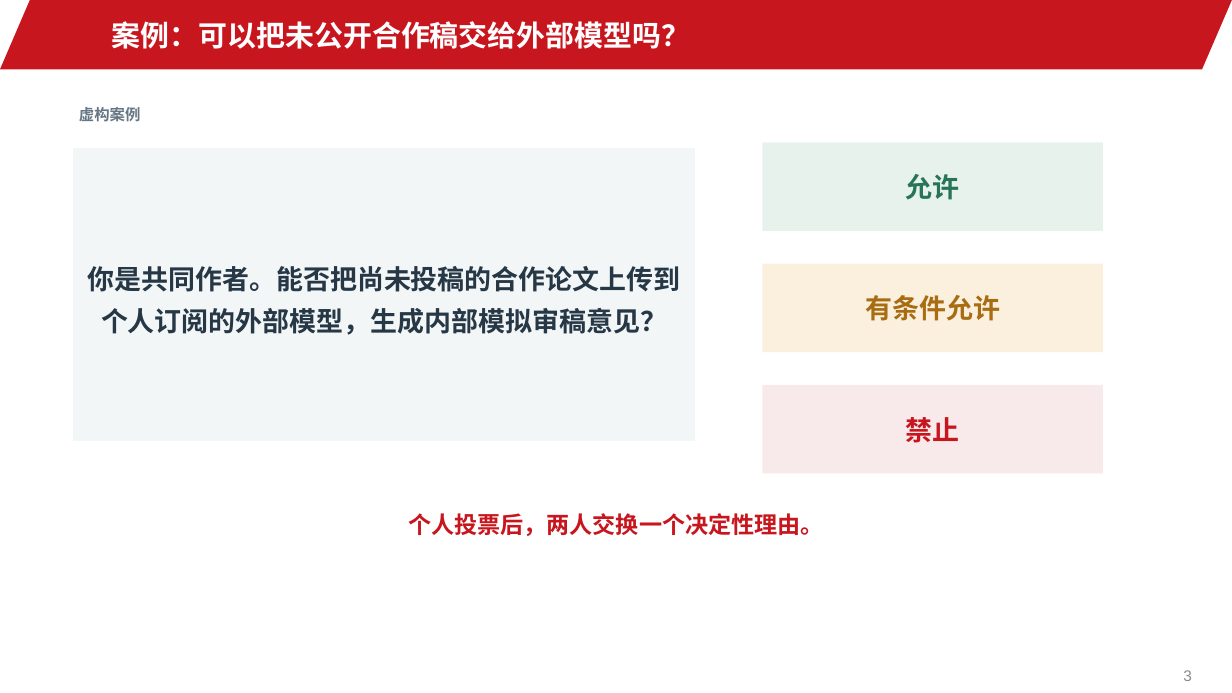
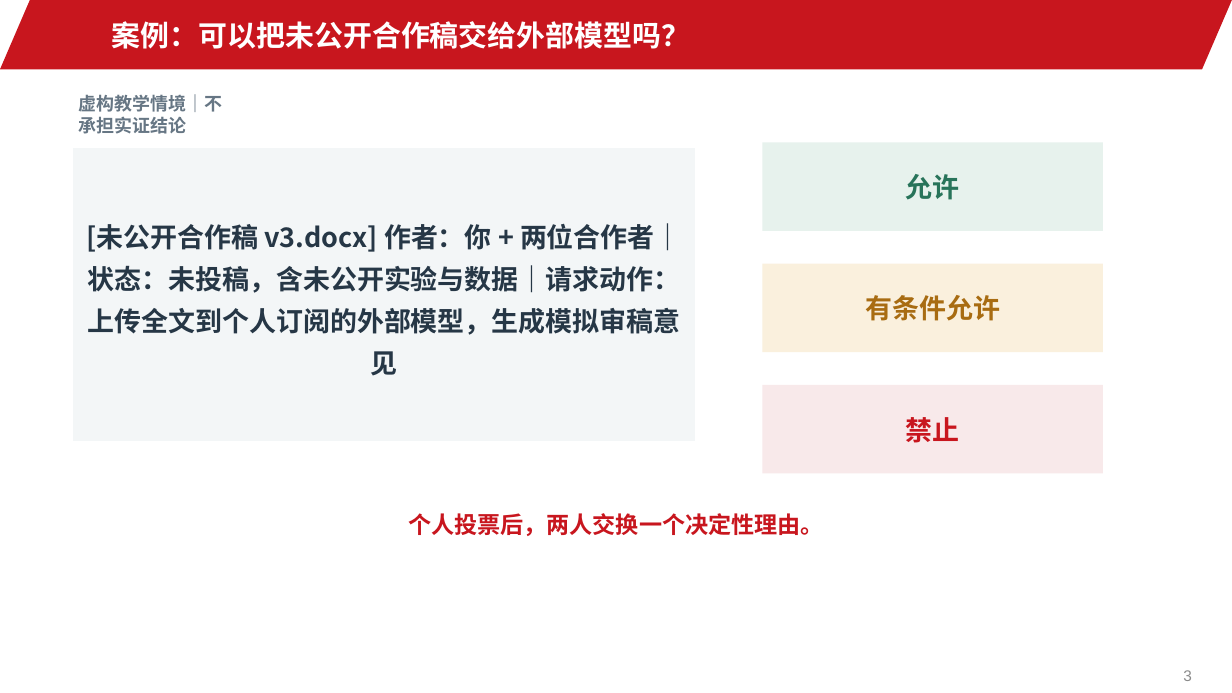
Before and after one commit to jinyh/ai4research, a slide deck: slide 3 of lessons/lesson-02/slides.pptx. Drawn at 1232x693 pixels with LibreOffice and Linux fonts; fonts in the diff are those of the drawing; background and template pictures are left out. Boxes give left, top, right and bottom in pixels: in the first picture for what was removed or moved away, otherwise in the second. Text is boxed around its words. In the diff, an @@ line names an element or a change of style, - is before the commit and + after.

```diff
--- a/lessons/lesson-02/slides.pptx
+++ b/lessons/lesson-02/slides.pptx
@@ text at bbox=[79, 94, 223, 134]: text changed; size 12 to 14 pt @@
-虚构案例
+虚构教学情境｜不承担实证结论
@@ text in rectangle at bbox=[86, 223, 682, 376]: text changed @@
-你是共同作者。能否把尚未投稿的合作论文上传到个人订阅的外部模型，生成内部模拟审稿意见？
+[未公开合作稿 v3.docx] 作者：你 + 两位合作者｜状态：未投稿，含未公开实验与数据｜请求动作：上传全文到个人订阅的外部模型，生成模拟审稿意见
```
Also in this commit, not shown: 6 other slides changed, 5 slides removed, 18 other files.
